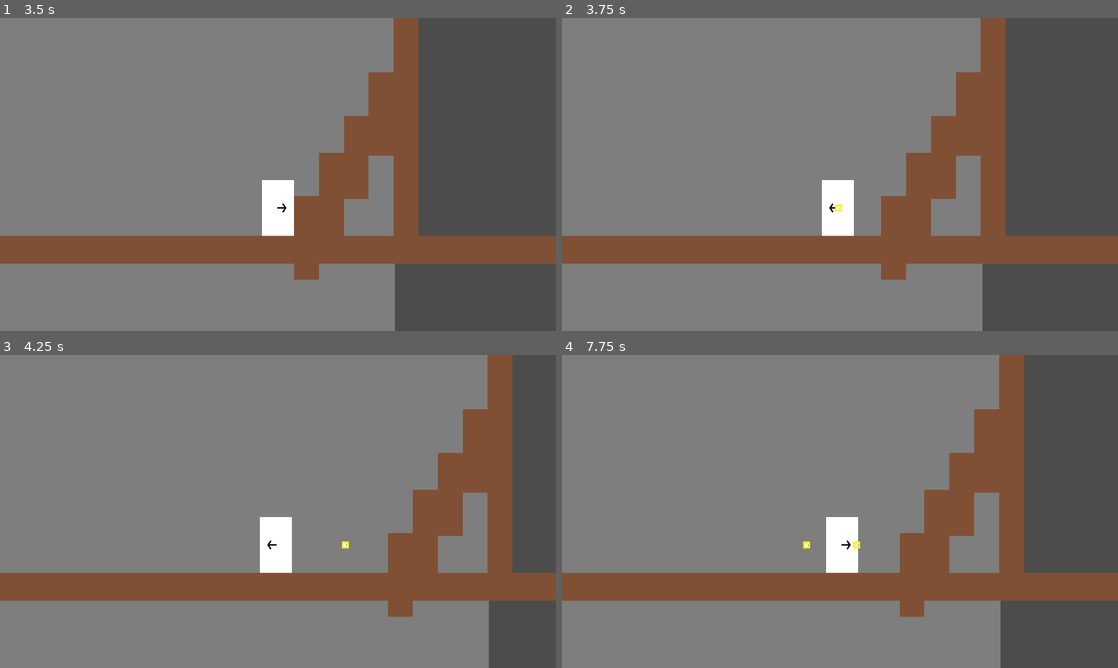
Above: before the commit, frames 1-4 (two rows, left to right).
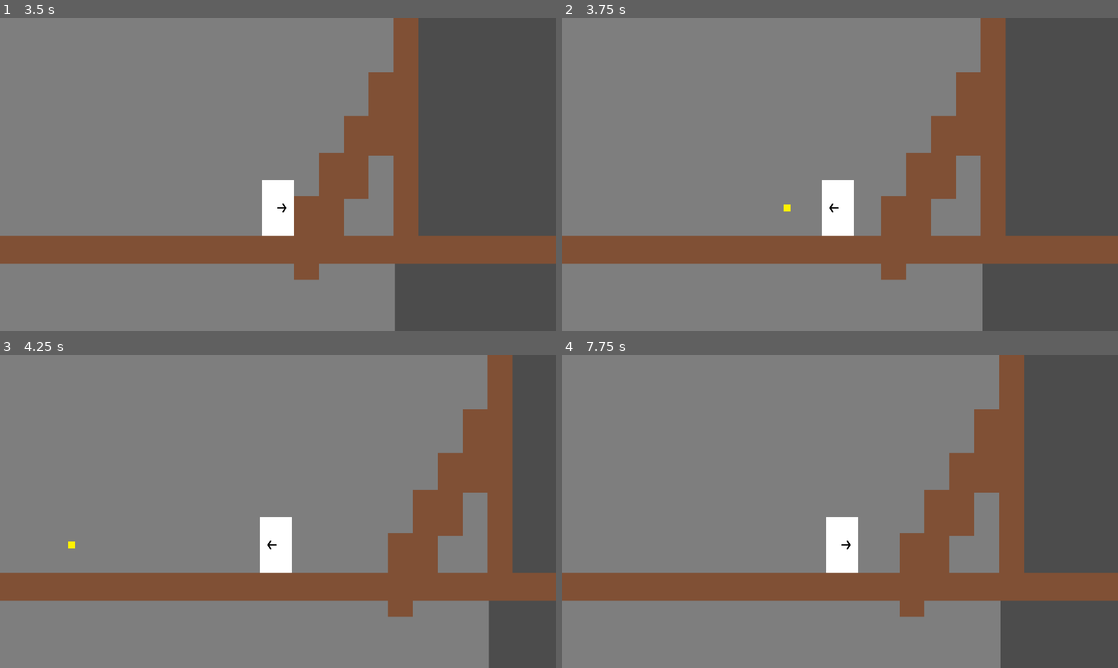
Above: after the commit, the same moments.

Repository: PocketWilds/red-star
Game: Godot game, scene res://scenes/TitleScreen.tscn
Two runs of this game, one before a commit and one after it. Both use one fixed random seed, a clock stepped at 60 frames per second and the inputs below.
Inputs:
- Up to frame 1 (3.5 s): tap Enter at 0.5 s; hold Right (move_right) 0.53-1.28 s; hold Ctrl (aim_down) 0.53-1.28 s; tap C (jump) at 0.77, 1.52, 3.02 s; hold Left (move_left) 1.28-2.03 s; tap Shift (aim_up) at 1.35 s; hold Right (move_right) from 2.03 s (still down); tap Down (crouch) at 2.1 s; tap Up (look_up) at 2.85 s
- Up to frame 2 (3.75 s): release Right (move_right) at 3.53 s; hold Left (move_left) from 3.53 s (still down); tap V (shoot) at 3.6 s
- Up to frame 3 (4.25 s): keep holding Left (move_left); tap C (jump) at 3.77 s
- Up to frame 4 (7.75 s): tap Ctrl (aim_down) at 4.35 s; tap C (jump) at 4.52, 6.02, 6.77, 7.52 s; hold Shift (aim_up) 5.03-5.78 s; release Left (move_left) at 5.78 s; hold Right (move_right) from 5.78 s (still down); tap Down (crouch) at 5.85 s; tap Up (look_up) at 6.6 s; tap V (shoot) at 7.35 s

Frame 1 is identical in both runs. In frame 2, less than 0.1% of the frame differs, in the area x 39-51%, y 59-62%; in frame 3, less than 0.1%, in the area x 12-63%, y 59-62%; in frame 4, less than 0.1%.
Error before the commit: Parse Error: The method "move_and_slide" isn't declared in the current class. (res://scripts/Bullet.gd:40)

Commit message:
implemented a basic incap state based on health and an enemy that despawns on death.  definitely shaky on implementation and will address later

Diff:
--- a/boxman/project.godot
+++ b/boxman/project.godot
@@ -69,6 +69,15 @@
 , Object(InputEventJoypadButton,"resource_local_to_scene":false,"resource_name":"","device":0,"button_index":4,"pressure":0.0,"pressed":false,"script":null)
  ]
 
+[layer_names]
+
+2d_physics/layer_1="terrain"
+2d_physics/layer_2="player"
+2d_physics/layer_3="projectile-player"
+2d_physics/layer_4="projectile-enemy"
+2d_physics/layer_5="enemy"
+2d_physics/layer_6="rail-camera"
+
 [rendering]
 
 environment/default_environment="res://default_env.tres"
--- a/boxman/scenes/Bullet.tscn
+++ b/boxman/scenes/Bullet.tscn
@@ -9,14 +9,10 @@
 custom_solver_bias = 0.0
 extents = Vector2( 10, 10 )
 
-[node name="Bullet" type="KinematicBody2D" index="0"]
+[node name="Bullet" type="Node2D"]
 
-input_pickable = false
-collision_layer = 1
-collision_mask = 1
-collision/safe_margin = 0.08
 script = ExtResource( 1 )
-_sections_unfolded = [ "Transform" ]
+_sections_unfolded = [ "Collision", "Transform" ]
 
 [node name="Sprite" type="Sprite" parent="." index="0"]
 
@@ -24,6 +20,7 @@
 
 [node name="debug_direction" type="Sprite" parent="Sprite" index="0"]
 
+visible = false
 scale = Vector2( 0.2, 0.2 )
 z_index = 1
 texture = ExtResource( 3 )
@@ -35,7 +32,7 @@
 enabled = false
 exclude_parent = true
 cast_to = Vector2( 0, 0 )
-collision_mask = 1
+collision_mask = 2
 _sections_unfolded = [ "Transform" ]
 
 [node name="RayCast2D_1" type="RayCast2D" parent="." index="2"]
@@ -44,12 +41,23 @@
 enabled = false
 exclude_parent = true
 cast_to = Vector2( 0, 0 )
-collision_mask = 1
+collision_mask = 2
 _sections_unfolded = [ "Transform" ]
 
-[node name="CollisionShape2D" type="CollisionShape2D" parent="." index="3"]
+[node name="HitboxBullet" type="Area2D" parent="." index="3"]
+
+input_pickable = true
+gravity_vec = Vector2( 0, 1 )
+gravity = 98.0
+linear_damp = 0.1
+angular_damp = 1.0
+audio_bus_override = false
+audio_bus_name = "Master"
+
+[node name="CollisionShape2D" type="CollisionShape2D" parent="HitboxBullet" index="0"]
 
 scale = Vector2( 1.2, 1.2 )
 shape = SubResource( 1 )
-disabled = true
 _sections_unfolded = [ "Transform" ]
+
+[connection signal="area_shape_entered" from="HitboxBullet" to="." method="_on_HitboxBullet_area_shape_entered"]
--- /dev/null
+++ b/boxman/scenes/Dummy.tscn
@@ -0,0 +1,50 @@
+[gd_scene load_steps=5 format=2]
+
+[ext_resource path="res://scripts/Dummy.gd" type="Script" id=1]
+[ext_resource path="res://images/sprites/dummy_00.png" type="Texture" id=2]
+[ext_resource path="res://scenes/HealthCounter.tscn" type="PackedScene" id=3]
+
+[sub_resource type="RectangleShape2D" id=1]
+
+custom_solver_bias = 0.0
+extents = Vector2( 10, 10 )
+
+[node name="Dummy" type="KinematicBody2D"]
+
+input_pickable = false
+collision_layer = 16
+collision_mask = 7
+collision/safe_margin = 0.08
+script = ExtResource( 1 )
+_sections_unfolded = [ "Collision" ]
+
+[node name="Sprite" type="Sprite" parent="." index="0"]
+
+texture = ExtResource( 2 )
+
+[node name="CollisionShape2D" type="CollisionShape2D" parent="." index="1"]
+
+scale = Vector2( 5.5, 9.6 )
+shape = SubResource( 1 )
+disabled = true
+_sections_unfolded = [ "Transform" ]
+
+[node name="HealthCounter" parent="." index="2" instance=ExtResource( 3 )]
+
+[node name="HitboxDummy" type="Area2D" parent="." index="3"]
+
+input_pickable = true
+gravity_vec = Vector2( 0, 1 )
+gravity = 98.0
+linear_damp = 0.1
+angular_damp = 1.0
+audio_bus_override = false
+audio_bus_name = "Master"
+
+[node name="CollisionShape2D" type="CollisionShape2D" parent="HitboxDummy" index="0"]
+
+scale = Vector2( 5.5, 9.6 )
+shape = SubResource( 1 )
+_sections_unfolded = [ "Transform" ]
+
+[connection signal="area_entered" from="HitboxDummy" to="." method="_on_HitboxDummy_area_entered"]
--- a/boxman/scenes/Floor.tscn
+++ b/boxman/scenes/Floor.tscn
@@ -7,21 +7,36 @@
 custom_solver_bias = 0.0
 extents = Vector2( 10, 10 )
 
-[node name="Floor" type="Node2D" index="0"]
+[node name="Floor" type="KinematicBody2D"]
+
+input_pickable = false
+collision_layer = 1
+collision_mask = 30
+collision/safe_margin = 0.08
+_sections_unfolded = [ "Collision" ]
 
 [node name="Sprite" type="Sprite" parent="." index="0"]
 
 texture = ExtResource( 1 )
 
-[node name="KinematicBody2D" type="KinematicBody2D" parent="Sprite" index="0"]
-
-input_pickable = false
-collision_layer = 1
-collision_mask = 1
-collision/safe_margin = 0.08
-
-[node name="CollisionShape2D" type="CollisionShape2D" parent="Sprite/KinematicBody2D" index="0"]
+[node name="CollisionShape2D" type="CollisionShape2D" parent="." index="1"]
 
 scale = Vector2( 4.3, 4.8 )
 shape = SubResource( 1 )
 _sections_unfolded = [ "Transform", "Z Index" ]
+
+[node name="HitboxFloor" type="Area2D" parent="." index="2"]
+
+input_pickable = true
+gravity_vec = Vector2( 0, 1 )
+gravity = 98.0
+linear_damp = 0.1
+angular_damp = 1.0
+audio_bus_override = false
+audio_bus_name = "Master"
+
+[node name="CollisionShape2D" type="CollisionShape2D" parent="HitboxFloor" index="0"]
+
+scale = Vector2( 4.3, 4.8 )
+shape = SubResource( 1 )
+_sections_unfolded = [ "Transform", "Z Index" ]
--- a/boxman/scenes/Level_00.tscn
+++ b/boxman/scenes/Level_00.tscn
@@ -6,9 +6,10 @@
 [ext_resource path="res://images/backgrounds/background_level_00.png" type="Texture" id=4]
 [ext_resource path="res://scenes/TestFloor.tscn" type="PackedScene" id=5]
 [ext_resource path="res://scenes/TestWall.tscn" type="PackedScene" id=6]
-[ext_resource path="res://scenes/InputInterpreter.tscn" type="PackedScene" id=7]
+[ext_resource path="res://scenes/Dummy.tscn" type="PackedScene" id=7]
+[ext_resource path="res://scenes/InputInterpreter.tscn" type="PackedScene" id=8]
 
-[node name="Level_00" type="Node2D" index="0"]
+[node name="Level_00" type="Node2D"]
 
 pause_mode = 2
 script = ExtResource( 1 )
@@ -38,6 +39,7 @@
 
 [node name="Terrain" type="Node2D" parent="PausableObjects" index="2"]
 
+editor/display_folded = true
 _sections_unfolded = [ "Transform" ]
 
 [node name="TestFloor0" parent="PausableObjects/Terrain" index="0" instance=ExtResource( 5 )]
@@ -112,7 +114,7 @@
 
 [node name="TestWall5" parent="PausableObjects/Terrain" index="14" instance=ExtResource( 6 )]
 
-position = Vector2( 3116, 45 )
+position = Vector2( 3116, 48 )
 _sections_unfolded = [ "Transform" ]
 
 [node name="CameraMain" type="Camera2D" parent="PausableObjects" index="3"]
@@ -142,6 +144,13 @@
 editor_draw_drag_margin = false
 _sections_unfolded = [ "Drag Margin", "Smoothing", "Transform" ]
 
-[node name="InputInterpreter" parent="." index="2" instance=ExtResource( 7 )]
+[node name="Enemies" type="Node" parent="PausableObjects" index="4"]
+
+[node name="Dummy" parent="PausableObjects/Enemies" index="0" instance=ExtResource( 7 )]
+
+position = Vector2( 2988, 656 )
+_sections_unfolded = [ "Collision", "Transform" ]
+
+[node name="InputInterpreter" parent="." index="2" instance=ExtResource( 8 )]
 
 _sections_unfolded = [ "Pause" ]
--- a/boxman/scenes/TestFloor.tscn
+++ b/boxman/scenes/TestFloor.tscn
@@ -2,36 +2,36 @@
 
 [ext_resource path="res://scenes/Floor.tscn" type="PackedScene" id=1]
 
-[node name="TestFloor" type="Node2D" index="0"]
+[node name="TestFloor" type="Node2D"]
 
 [node name="Floor" parent="." index="0" instance=ExtResource( 1 )]
 
 [node name="Floor2" parent="." index="1" instance=ExtResource( 1 )]
 
 position = Vector2( -86, 0 )
-_sections_unfolded = [ "Transform" ]
+_sections_unfolded = [ "Collision", "Transform" ]
 
 [node name="Floor3" parent="." index="2" instance=ExtResource( 1 )]
 
 position = Vector2( -172, 0 )
-_sections_unfolded = [ "Transform" ]
+_sections_unfolded = [ "Collision", "Transform" ]
 
 [node name="Floor4" parent="." index="3" instance=ExtResource( 1 )]
 
 position = Vector2( -258, 0 )
-_sections_unfolded = [ "Transform" ]
+_sections_unfolded = [ "Collision", "Transform" ]
 
 [node name="Floor5" parent="." index="4" instance=ExtResource( 1 )]
 
 position = Vector2( 86, 0 )
-_sections_unfolded = [ "Transform" ]
+_sections_unfolded = [ "Collision", "Transform" ]
 
 [node name="Floor6" parent="." index="5" instance=ExtResource( 1 )]
 
 position = Vector2( 172, 0 )
-_sections_unfolded = [ "Transform" ]
+_sections_unfolded = [ "Collision", "Transform" ]
 
 [node name="Floor7" parent="." index="6" instance=ExtResource( 1 )]
 
 position = Vector2( 258, 0 )
-_sections_unfolded = [ "Transform" ]
+_sections_unfolded = [ "Collision", "Transform" ]
--- a/boxman/scenes/player/Boxman.tscn
+++ b/boxman/scenes/player/Boxman.tscn
@@ -14,10 +14,11 @@
 [node name="Boxman" type="KinematicBody2D" index="0"]
 
 input_pickable = false
-collision_layer = 1
+collision_layer = 2
 collision_mask = 1
 collision/safe_margin = 0.08
 script = ExtResource( 1 )
+_sections_unfolded = [ "Collision", "collision" ]
 
 [node name="CollisionShape2D" type="CollisionShape2D" parent="." index="0"]
 
@@ -30,6 +31,8 @@
 [node name="Bullets" type="Node" parent="." index="2"]
 
 [node name="Sprites" type="Sprite" parent="." index="3"]
+
+editor/display_folded = true
 
 [node name="SpriteBase" type="Sprite" parent="Sprites" index="0"]
 
@@ -115,3 +118,25 @@
 cast_to = Vector2( -1, -76 )
 collision_mask = 1
 _sections_unfolded = [ "Transform" ]
+
+[node name="HitboxPlayer" type="Area2D" parent="." index="14"]
+
+editor/display_folded = true
+input_pickable = true
+gravity_vec = Vector2( 0, 1 )
+gravity = 98.0
+linear_damp = 0.1
+angular_damp = 1.0
+collision_layer = 2
+collision_mask = 25
+audio_bus_override = false
+audio_bus_name = "Master"
+_sections_unfolded = [ "Collision" ]
+
+[node name="CollisionShape2D2" type="CollisionShape2D" parent="HitboxPlayer" index="0"]
+
+scale = Vector2( 5.5, 9.6 )
+shape = SubResource( 1 )
+_sections_unfolded = [ "Transform" ]
+
+[connection signal="area_entered" from="HitboxPlayer" to="." method="_on_HitboxPlayer_area_entered"]
--- a/boxman/scripts/Boxman.gd
+++ b/boxman/scripts/Boxman.gd
@@ -27,12 +27,11 @@
 onready var raycast_walljump_right_0 = get_node("RaycastWalljumpRight0")
 onready var raycast_walljump_right_1 = get_node("RaycastWalljumpRight1")
 
-
-
 var move_vector
 var jump_timer
 
 var is_active
+var is_incapped
 var grounded_lock
 var fire_lock
 var jump_ended
@@ -40,10 +39,10 @@
 var is_angle_up
 var is_angle_down
 var is_wall_jump
-#var
 
 func _init():
 	is_active = false
+	is_incapped = false
 	grounded_lock = false
 	jump_ended = true
 	jump_timer = 0
@@ -67,7 +66,10 @@
 	pass
 
 func _physics_process(delta):
-	move(_read_inputs(), delta)
+	if(health_counter.health_current == 0):
+		incapped_sequence()
+	else:
+		move(_read_inputs(), delta)
 	pass
 
 func _read_inputs():
@@ -238,3 +240,14 @@
 
 func take_damage(amount):
 	health_counter.modify_health(amount * -1)
+
+func incapped_sequence():
+	self.visible = false
+
+func respawn(spawn_position):
+	self.position = spawn_position
+
+func _on_HitboxPlayer_area_entered(area):
+	var colliding_area_name = area.name
+	if(colliding_area_name == "HitboxDummy"):
+		take_damage(1)
--- a/boxman/scripts/Bullet.gd
+++ b/boxman/scripts/Bullet.gd
@@ -4,6 +4,8 @@
 var _is_initialized = false
 var movement = Vector2(0,0)
 var raycast_net
+
+signal collision
 
 func _ready():
 	raycast_net = Array()
@@ -13,7 +15,7 @@
 
 func _initialize(var movement, var shooter_movement):
 	if(typeof(movement) != TYPE_VECTOR2):
-		pass
+		return
 	#TODO: Normalize movement vector here
 	self.movement = movement * BULLET_SPEED * get_physics_process_delta_time() + shooter_movement
 	_is_initialized = true
@@ -21,9 +23,10 @@
 	for raycast in raycast_net:
 		raycast.cast_to = movement * BULLET_SPEED * get_physics_process_delta_time() + shooter_movement + Vector2(24,0)
 	#self.rotation =
+	self.connect("body_entered", self, "on_body_entered")
 
 func _physics_process(delta):
-	move()
+	move(delta)
 	pass
 
 func collision_check():
@@ -33,8 +36,17 @@
 				var colliding_object = raycast.get_collider() # get colliding object here
 				#snag colliding object's "shootable
 				print(colliding_object.name)
+
 	pass
 
-func move():
+func move(delta):
 	collision_check()
-	self.move_and_slide(movement, Vector2(0,1))
+	self.position += movement * delta
+
+
+func _on_HitboxBullet_area_shape_entered(area_id, area, area_shape, self_shape):
+	var colliding_area_name = area.name
+	if(colliding_area_name == "HitboxDummy"):
+		queue_free()
+	else: if (colliding_area_name == "HitboxFloor"):
+		queue_free()
--- /dev/null
+++ b/boxman/scripts/Dummy.gd
@@ -0,0 +1,45 @@
+extends KinematicBody2D
+
+const node_type = "Dummy"
+const HEALTH_MAX = 6
+
+onready var health_counter = get_node("HealthCounter")
+
+var spawn_position = self.position
+var is_incapacitated
+
+func _ready():
+	is_incapacitated = false
+	health_counter._initialize(HEALTH_MAX)
+
+func _physics_process(delta):
+	if(health_counter.health_current == 0):
+		incapacitate()
+	pass
+
+func incapacitate():
+	var sprite = get_node("Sprite")
+	is_incapacitated = true
+	sprite.visible = false
+	self.position = spawn_position
+	queue_free()
+
+func respawn():
+	var sprite = get_node("Sprite")
+	self.position = spawn_position
+	sprite.visible = true
+	is_incapacitated = false
+	health_counter.modify_health(HEALTH_MAX)
+
+func take_damage(dmg_amount):
+	health_counter.modify_health(dmg_amount * -1)
+
+func get_type():
+	return node_type
+
+func _on_HitboxDummy_area_entered(area):
+	var colliding_area_name = area.name
+	if(colliding_area_name == "HitboxBullet"):
+		take_damage(1)
+	else: if (colliding_area_name == "HitboxPlayer"):
+		pass
--- a/boxman/scripts/Level_00.gd
+++ b/boxman/scripts/Level_00.gd
@@ -19,8 +19,6 @@
 
 #	get_node("PausableObjects/Bullet")._initialize(Vector2(1,0), Vector2(0,0))
 	pass
-
-
 
 func _process(delta):
 	read_inputs() # TODO: not really sure why but if I move this to _physics_process, I can't exit to title screen.  Want to.  Investigate later
Binary file added: boxman/images/sprites/dummy_00.png
Not shown, added: boxman/images/sprites/dummy_00.png.import
Not shown: 1 places in boxman/scenes/Level_00.tscn that only renumber resources
